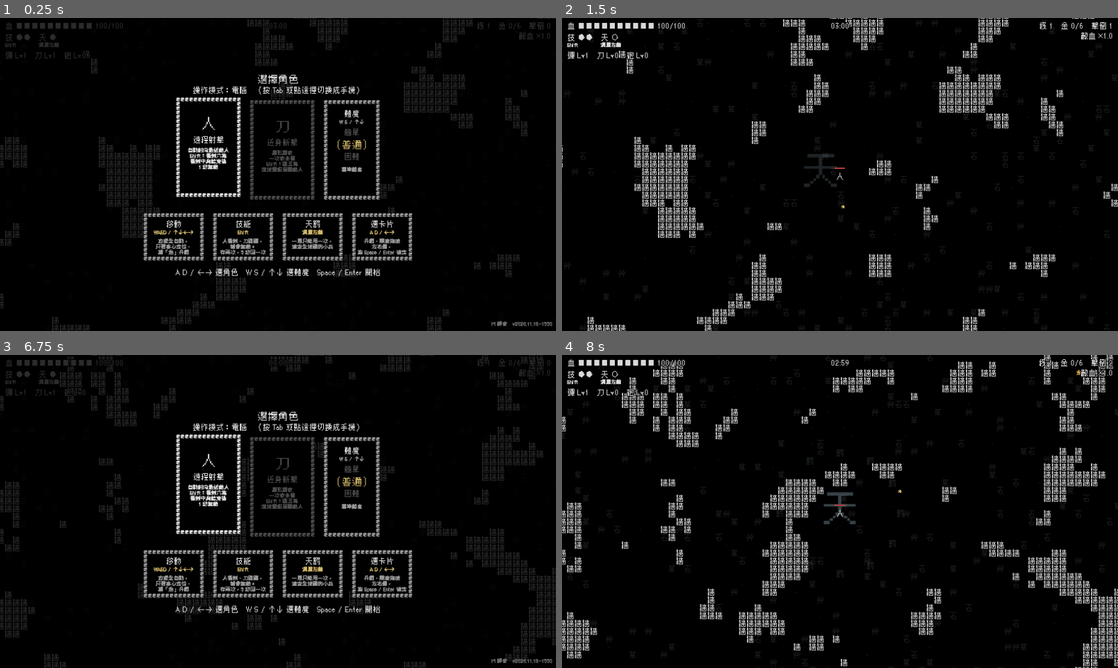
Above: before the commit, frames 1-4 (two rows, left to right).
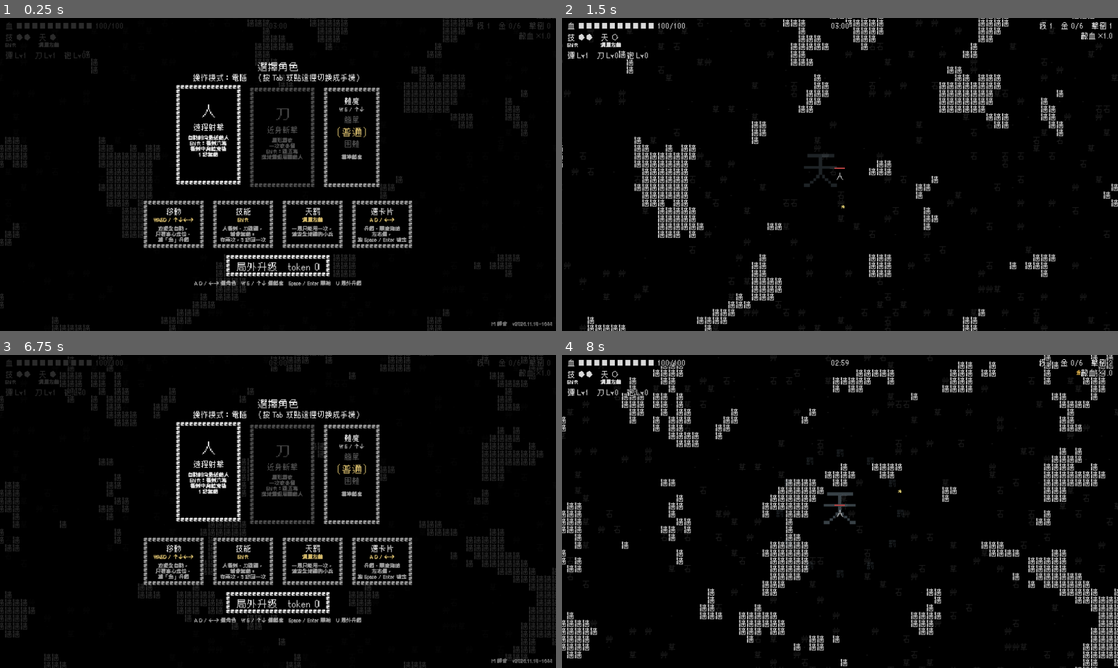
Above: after the commit, the same moments.

Repository: Scottcw1006/text-survivors
Game: Godot game, scene res://main.tscn
The game is run twice, just before and just after one commit, with the same random seed, the same clock (stepped at 60 frames per second) and the same inputs.
Inputs (mouse positions are in pixels of both pictures, inside the frame that each line leads up to):
- Up to frame 1 (0.25 s): no input
- Up to frame 2 (1.5 s): tap Enter at 0.5 s; move the mouse to (962, 158) at 0.52 s; hold Right (move_right) 0.53-1.25 s; tap Space (confirm) at 0.6 s; click (962, 158) at 0.67 s; tap U (meta, bound only after the commit) at 0.8 s; drag from (728, 190) to (812, 237) at 1.27 s
- Up to frame 3 (6.75 s): tap Space (confirm) at 2, 2.3, 6.5 s; move the mouse to (333, 442) at 2.02 s; hold Right (move_right) 2.03-2.75 s; tap R (reroll, bound only after the commit) at 2.1, 3.8 s; click (333, 442) at 2.17 s; drag from (250, 574) to (111, 464) at 2.77 s; move the mouse to (444, 558) at 3.52 s; hold Left (move_left) 3.53-4.25 s; click (444, 558) at 3.6 s; tap M (mute) at 4.15 s; drag from (111, 464) to (194, 433) at 4.27 s; move the mouse to (305, 511) at 5.02 s; hold Down (move_down) 5.03-5.75 s; tap U (meta, bound only after the commit) at 5.1 s; click (305, 511) at 5.17 s; tap Escape (pause) at 5.65 s; drag from (194, 433) to (166, 527) at 5.77 s; move the mouse to (400, 495) at 6.52 s; hold Up (move_up) from 6.53 s (still down); tap Enter at 6.6 s; click (400, 495) at 6.67 s
- Up to frame 4 (8 s): tap Space (confirm) at 6.8 s; release Up (move_up) at 7.25 s; drag from (728, 527) to (812, 574) at 7.27 s

The runs differ from the first frame. In frame 1, 9.8% of the frame differs, in the area x 25-100%, y 14-99%; in frame 2, nothing differs; in frame 3, 9.9%; in frame 4, nothing differs.

Commit message:
敵人傷害 -5、王撞擊 40、無敵 1.5 秒；升級重抽；局外成長（token、局外升級）
Co-Authored-By: Claude Opus 5.5 <noreply@anthropic.com>

Diff:
--- a/cards.gd
+++ b/cards.gd
@@ -121,7 +121,7 @@
 	var top := _top_h()
 	var bottom := 80.0
 	if button != "":
-		bottom = 170.0 if hint != "" else 130.0
+		bottom = 195.0 if hint != "" else 130.0
 	return top + bottom
 
 
--- a/main.gd
+++ b/main.gd
@@ -24,9 +24,9 @@
 const CHARGE_REST := 0.5              # 衝完喘幾秒
 const CHARGE_COOLDOWN := 2.5          # 衝完之後多久才能再蓄力
 const BLAST_RADIUS := 80.0            # 犇的爆炸半徑
-const BLAST_DAMAGE := 20              # 犇的爆炸傷害
+const BLAST_DAMAGE := 15              # 犇的爆炸傷害
 const ATTACK_PAUSE := 0.3            # 敵人撞到主角之後原地停頓幾秒
-const INVINCIBLE_TIME := 1.0        # 被打後無敵幾秒（避免一碰就連續扣血秒死）
+const INVINCIBLE_TIME := 1.5        # 被打後無敵幾秒（避免一碰就連續扣血秒死）
 
 # 「人」：遠程射擊
 const FIRE_INTERVAL := 0.5          # 幾秒射一發（每秒 2 次）
@@ -74,40 +74,40 @@
 const ARCHER_RANGE := 300.0         # 弓在這個距離內、看得到你就停下來放箭
 const ARROW_INTERVAL := 2.0
 const ARROW_SPEED := 220.0
-const ARROW_DAMAGE := 15
+const ARROW_DAMAGE := 10
 const ARROW_LIFETIME := 3.0
 
 ## 敵人種類。hp 是基礎血量（會隨時間成長），gold 是死掉掉幾個金
 ## 鼠的血量要小於子彈基礎傷害 10（三分鐘時 7.5 × 1.3 = 9.75），才會一直被一發打死
 const ENEMY_TYPES := {
-	"敵": {"hp": 15.0, "speed": 90.0, "radius": 14.0, "size": 33, "damage": 30, "gold": 1,
+	"敵": {"hp": 15.0, "speed": 90.0, "radius": 14.0, "size": 33, "damage": 25, "gold": 1,
 		"color": Color(1.0, 0.45, 0.45)},
-	"鼠": {"hp": 7.5, "speed": 150.0, "radius": 10.0, "size": 22, "damage": 15, "gold": 1,
+	"鼠": {"hp": 7.5, "speed": 150.0, "radius": 10.0, "size": 22, "damage": 10, "gold": 1,
 		"color": Color(0.3, 0.6, 0.35)},
-	"甲": {"hp": 60.0, "speed": 55.0, "radius": 15.0, "size": 33, "damage": 30, "gold": 3,
+	"甲": {"hp": 60.0, "speed": 55.0, "radius": 15.0, "size": 33, "damage": 25, "gold": 3,
 		"color": Color(0.8, 0.3, 0.3)},
-	"弓": {"hp": 22.5, "speed": 80.0, "radius": 14.0, "size": 33, "damage": 15, "gold": 2,
+	"弓": {"hp": 22.5, "speed": 80.0, "radius": 14.0, "size": 33, "damage": 10, "gold": 2,
 		"color": Color(0.65, 0.35, 0.9), "ranged": true},
 	# 鳥：鼠的進階，速度 1.5 倍、血多一點
-	"鳥": {"hp": 10.0, "speed": 225.0, "radius": 10.0, "size": 22, "damage": 15, "gold": 1,
+	"鳥": {"hp": 10.0, "speed": 225.0, "radius": 10.0, "size": 22, "damage": 10, "gold": 1,
 		"color": Color(0.5, 0.9, 0.45)},
 	# 弩：弓的進階，開始放箭的距離是弓的 1.5 倍、血多一點
-	"弩": {"hp": 30.0, "speed": 80.0, "radius": 14.0, "size": 33, "damage": 15, "gold": 3,
+	"弩": {"hp": 30.0, "speed": 80.0, "radius": 14.0, "size": 33, "damage": 10, "gold": 3,
 		"color": Color(0.5, 0.25, 0.85), "ranged": true, "shoot_range": 450.0},
 	# 冑：甲的進階，兩倍血、完全不吃擊退
-	"冑": {"hp": 120.0, "speed": 55.0, "radius": 15.0, "size": 33, "damage": 30, "gold": 5,
+	"冑": {"hp": 120.0, "speed": 55.0, "radius": 15.0, "size": 33, "damage": 25, "gold": 5,
 		"color": Color(0.65, 0.2, 0.2), "knock_resist": 0.0},
 	# 魂：穿牆、左右飄著過來，第一次被打到完全無效（半透明 = 還有無敵）
-	"魂": {"hp": 15.0, "speed": 90.0, "radius": 14.0, "size": 33, "damage": 20, "gold": 2,
+	"魂": {"hp": 15.0, "speed": 90.0, "radius": 14.0, "size": 33, "damage": 15, "gold": 2,
 		"color": Color(0.55, 0.65, 1.0), "ignores_walls": true, "wobble": true, "shield": 1},
 	# 鬼：魂的進階，速度 1.5 倍、無敵三次
-	"鬼": {"hp": 22.5, "speed": 135.0, "radius": 14.0, "size": 33, "damage": 25, "gold": 3,
+	"鬼": {"hp": 22.5, "speed": 135.0, "radius": 14.0, "size": 33, "damage": 20, "gold": 3,
 		"color": Color(0.4, 0.5, 1.0), "ignores_walls": true, "wobble": true, "shield": 3},
 	# 牛：靠近後蓄力，直線衝向蓄力那一刻玩家的位置，衝刺中不吃擊退
-	"牛": {"hp": 45.0, "speed": 70.0, "radius": 16.0, "size": 33, "damage": 30, "gold": 3,
+	"牛": {"hp": 45.0, "speed": 70.0, "radius": 16.0, "size": 33, "damage": 25, "gold": 3,
 		"color": Color(0.75, 0.5, 0.3), "charger": true},
 	# 犇：牛的進階，更大更硬，蓄力時和衝到定點時各炸一圈
-	"犇": {"hp": 90.0, "speed": 65.0, "radius": 22.0, "size": 44, "damage": 40, "gold": 6,
+	"犇": {"hp": 90.0, "speed": 65.0, "radius": 22.0, "size": 44, "damage": 35, "gold": 6,
 		"color": Color(0.85, 0.35, 0.2), "charger": true, "blaster": true},
 }
 # ---------- 王（任何一種敵人的大字版，會穿牆） ----------
@@ -115,7 +115,7 @@
 const BOSS_SPEED_MULT := 0.78         # 王的速度 = 那種小兵 × 0.78（敵 90 → 70）
 const BOSS_SIZE := 66
 const BOSS_RADIUS := 28.0
-const BOSS_DAMAGE := 50
+const BOSS_DAMAGE := 40
 const BOSS_GOLD := 25
 const BOSS_KNOCK_RESIST := 0.15
 const BOSS_SHIELD_EVERY := 7.0        # 王魂、王鬼：每幾秒重置無敵
@@ -296,7 +296,7 @@
 	{"glyph": "刀", "name": "近身斬擊", "desc": "扇形揮砍\n一次砍多個\nShift：跳五格\n落地震殺周圍敵人"},
 ]
 
-enum State { SELECT, PLAYING, LEVEL_UP, DEAD, WON, POWER_UP, PAUSED }
+enum State { SELECT, PLAYING, LEVEL_UP, DEAD, WON, POWER_UP, PAUSED, META }
 
 
 class Bullet:
@@ -489,6 +489,9 @@
 var touch: TouchControls            # 手機觸控（虛擬搖桿、技/天按鍵）
 var audio: GameAudio                # 音樂與音效
 var pause_menu: PauseMenu           # 暫停畫面（音量設定）
+var meta_menu: MetaMenu             # 局外升級畫面
+var rerolls_left := 0               # 這一局升級時還能重抽幾次
+var tokens_earned := -1             # 這一局拿到幾個 token（結算時算一次）
 var _ignore_click_frame := -1       # 點暫停畫面的「繼續」那一格，不要觸發天罰
 var is_touch := false               # 有觸控螢幕就開手機操作
 var rotate_hint: ColorRect          # 手機直拿時的「請轉橫」提示
@@ -499,6 +502,7 @@
 	font = _load_pixel_font()
 	Glyph.font = font
 
+	Meta.load_save()
 	audio = GameAudio.new()
 	add_child(audio)
 	audio.play_music("main")
@@ -571,6 +575,9 @@
 			return
 		State.PAUSED:
 			_process_pause()
+			return
+		State.META:
+			_process_meta()
 			return
 
 	if Input.is_action_just_pressed("pause"):
@@ -649,6 +656,8 @@
 		"skill": [KEY_SHIFT],
 		"confirm": [KEY_SPACE, KEY_ENTER, KEY_KP_ENTER],  # 選單確定：Space 左手就按得到，Enter 也可以
 		"toggle_mode": [KEY_TAB],    # 選角畫面切換手機／電腦操作
+		"reroll": [KEY_R],           # 升級時重抽
+		"meta": [KEY_U],             # 選角畫面打開局外升級
 		"pause": [KEY_ESCAPE],       # 遊戲中暫停／繼續
 		"mute": [KEY_M],             # 靜音／取消靜音（任何時候都可以）
 	}
@@ -670,6 +679,9 @@
 # ---------- 選角 ----------
 
 func _process_select() -> void:
+	if Input.is_action_just_pressed("meta"):
+		open_meta()
+		return
 	if Input.is_action_just_pressed("toggle_mode"):
 		toggle_touch_mode()
 	if Input.is_action_just_pressed("move_up"):
@@ -696,6 +708,85 @@
 		level_cards.visible = false
 		hud_version.visible = false
 		state = State.PLAYING
+		_apply_meta_start()
+
+
+## 開局套用局外升級：一般升級先升好、重抽次數、開局寶箱
+func _apply_meta_start() -> void:
+	var who: String = CHARACTERS[character].glyph
+	for u: Dictionary in UPGRADES:
+		if u.who != "all" and u.who != who:
+			continue
+		for i in Meta.level("up_" + u.id):
+			_apply_upgrade(u.id)
+	rerolls_left = Meta.rerolls()
+	pending_power += Meta.level("chest")
+	_update_hud()
+
+
+# ---------- 局外升級 ----------
+
+func open_meta() -> void:
+	audio.play("ui_ok")
+	state = State.META
+	level_cards.visible = false
+	meta_menu.open(CHARACTERS[character].glyph, is_touch)
+
+
+func close_meta() -> void:
+	audio.play("ui_move")
+	meta_menu.visible = false
+	state = State.SELECT
+	_show_select()
+
+
+func _process_meta() -> void:
+	if Input.is_action_just_pressed("pause") or Input.is_action_just_pressed("meta"):
+		close_meta()
+		return
+	var n := meta_menu.items().size()
+	if Input.is_action_just_pressed("move_up"):
+		meta_menu.cursor = posmod(meta_menu.cursor - 1, n)
+		meta_menu.flash = ""
+		audio.play("ui_move")
+	elif Input.is_action_just_pressed("move_down"):
+		meta_menu.cursor = posmod(meta_menu.cursor + 1, n)
+		meta_menu.flash = ""
+		audio.play("ui_move")
+	elif Input.is_action_just_pressed("confirm"):
+		_meta_buy()
+	meta_menu.queue_redraw()
+
+
+func _meta_buy() -> void:
+	var it: Dictionary = meta_menu.items()[meta_menu.cursor]
+	var cost := Meta.next_cost(it)
+	if cost < 0:
+		meta_menu.flash = "已經滿級了"
+	elif Meta.buy(it):
+		audio.play("level")
+		meta_menu.flash = "%s 升到 Lv%d" % [it.name, Meta.level(it.id)]
+	else:
+		audio.play("block")
+		meta_menu.flash = "token 不夠（需要 %d 個）" % cost
+	meta_menu.queue_redraw()
+
+
+## 手機／滑鼠點局外升級畫面：點一行選它，再點一次升級；點「返回」離開
+func meta_tap(pos: Vector2) -> void:
+	if meta_menu.back_at(pos):
+		close_meta()
+		return
+	var i := meta_menu.row_at(pos)
+	if i < 0:
+		return
+	if i == meta_menu.cursor:
+		_meta_buy()
+	else:
+		meta_menu.cursor = i
+		meta_menu.flash = ""
+		audio.play("ui_move")
+		meta_menu.queue_redraw()
 
 
 func _show_select() -> void:
@@ -710,11 +801,11 @@
 	var descs := DIFFICULTIES.map(func(d: Dictionary) -> String: return d.desc)
 	if is_touch:
 		level_cards.show_cards("選擇角色", cards, character, "點卡片選擇，再點一次開始",
-				"操作模式：手機　（點這裡切換成電腦）", TUTORIAL_TIPS_TOUCH)
+				"操作模式：手機　（點這裡切換成電腦）", TUTORIAL_TIPS_TOUCH, "局外升級　token %d" % Meta.tokens)
 		level_cards.set_options("難度", names, difficulty, "點選", descs)
 	else:
-		level_cards.show_cards("選擇角色", cards, character, "A D / ←→ 選角色　W S / ↑↓ 選難度　Space / Enter 開始",
-				"操作模式：電腦　（按 Tab 或點這裡切換成手機）", TUTORIAL_TIPS)
+		level_cards.show_cards("選擇角色", cards, character, "A D / ←→ 選角色　W S / ↑↓ 選難度　Space / Enter 開始　U 局外升級",
+				"操作模式：電腦　（按 Tab 或點這裡切換成手機）", TUTORIAL_TIPS, "局外升級　token %d" % Meta.tokens)
 		level_cards.set_options("難度", names, difficulty, "W S / ↑↓", descs)
 
 
@@ -2684,10 +2775,32 @@
 	for u: Dictionary in upgrade_choices:
 		var lv: int = upgrade_levels.get(u.id, 0)
 		cards.append({"icon": u.icon, "name": u.name, "sub": "Lv %d→%d" % [lv, lv + 1], "desc": u.desc})
-	level_cards.show_cards("升級！　級 %d" % level, cards, upgrade_cursor, _pick_hint())
+	var hint := _pick_hint()
+	var button := ""
+	if rerolls_left > 0:
+		button = "重抽　剩 %d 次" % rerolls_left
+		if not is_touch:
+			hint += "　R 重抽"
+	level_cards.show_cards("升級！　級 %d" % level, cards, upgrade_cursor, hint, "", [], button)
+
+
+## 升級時重抽三張卡片（用掉一次重抽）
+func reroll_upgrades() -> void:
+	if state != State.LEVEL_UP or rerolls_left <= 0:
+		return
+	rerolls_left -= 1
+	var pool := _available_upgrades()
+	pool.shuffle()
+	upgrade_choices = pool.slice(0, 3)
+	upgrade_cursor = 0
+	audio.play("chest")
+	_show_level_up()
 
 
 func _process_level_up() -> void:
+	if Input.is_action_just_pressed("reroll"):
+		reroll_upgrades()
+		return
 	var step := 0
 	if Input.is_action_just_pressed("move_left"):
 		step = -1
@@ -2944,6 +3057,13 @@
 	pause_menu.mouse_filter = Control.MOUSE_FILTER_IGNORE
 	pause_menu.visible = false
 	root.add_child(pause_menu)
+
+	meta_menu = MetaMenu.new()
+	meta_menu.font = font
+	meta_menu.set_anchors_and_offsets_preset(Control.PRESET_FULL_RECT)
+	meta_menu.mouse_filter = Control.MOUSE_FILTER_IGNORE
+	meta_menu.visible = false
+	root.add_child(meta_menu)
 
 	# 手機模式直拿時畫面太小：蓋一層提示請轉橫（放最上面，連卡片都蓋住）
 	rotate_hint = ColorRect.new()
@@ -3017,7 +3137,11 @@
 	if result == State.DEAD:
 		title = "你倒下了"
 		player.set_text("亡")
-	var stats := "難度 %s　存活 %s　級 %d　擊倒 %d　金 %d" % [DIFFICULTIES[difficulty].name, _fmt_time(elapsed), level, kills, gold]
+	if tokens_earned < 0:
+		tokens_earned = Meta.tokens_for_run(elapsed, result == State.WON)
+		Meta.tokens += tokens_earned
+		Meta.save()
+	var stats := "難度 %s　存活 %s　級 %d　擊倒 %d　金 %d　token +%d（共 %d）" % [DIFFICULTIES[difficulty].name, _fmt_time(elapsed), level, kills, gold, tokens_earned, Meta.tokens]
 	# 手機：要點「再來一局」按鈕才重開（避免手指誤觸直接跳過）；電腦維持原本按 Space / Enter
 	if is_touch:
 		level_cards.show_cards(title, _final_level_cards(), -1, "", stats, [], "再來一局")
--- /dev/null
+++ b/meta.gd
@@ -0,0 +1,84 @@
+class_name Meta
+extends RefCounted
+## 局外成長（rogue-like）：token 和局外升級，存在 user://meta.cfg，關掉遊戲再開也還在。
+## - 每玩滿一分鐘拿 1 個 token，一局最多 3 個；打倒最終王再多 2 個
+## - 局外升級：一般升級提前升級（最高 3 級）、重抽次數（最高 2 級）、開局寶箱（最高 2 級）
+
+const PATH := "user://meta.cfg"
+const TOKEN_PER_MINUTE := 1
+const TOKEN_MINUTE_CAP := 3
+const TOKEN_WIN_BONUS := 2
+const BASE_REROLLS := 3
+const REROLL_PER_LEVEL := 3
+
+## 局外升級的項目：id、名稱、最高等級、每一級要幾個 token
+## 一般升級的 id 跟 main.gd 的 UPGRADES 一樣（power、haste…），前面加 "up_"
+const ITEMS := [
+	{"id": "up_power",  "icon": "力", "name": "攻擊力",   "max": 3, "cost": [1, 2, 3]},
+	{"id": "up_haste",  "icon": "疾", "name": "攻擊速度", "max": 3, "cost": [1, 2, 3]},
+	{"id": "up_pierce", "icon": "穿", "name": "穿透",     "max": 3, "cost": [1, 2, 3], "who": "人"},
+	{"id": "up_reach",  "icon": "廣", "name": "斬擊範圍", "max": 3, "cost": [1, 2, 3], "who": "刀"},
+	{"id": "up_speed",  "icon": "速", "name": "移動速度", "max": 3, "cost": [1, 2, 3]},
+	{"id": "up_vital",  "icon": "體", "name": "體魄",     "max": 3, "cost": [1, 2, 3]},
+	{"id": "up_magnet", "icon": "磁", "name": "吸金",     "max": 3, "cost": [1, 2, 3]},
+	{"id": "up_focus",  "icon": "息", "name": "調息",     "max": 3, "cost": [1, 2, 3]},
+	{"id": "reroll",    "icon": "換", "name": "重抽次數 +3", "max": 2, "cost": [1, 1]},
+	{"id": "chest",     "icon": "寶", "name": "開局寶箱",   "max": 2, "cost": [5, 5]},
+]
+
+static var tokens := 0
+static var levels := {}
+static var _loaded := false
+
+
+static func load_save() -> void:
+	if _loaded:
+		return
+	_loaded = true
+	var cfg := ConfigFile.new()
+	if cfg.load(PATH) != OK:
+		return
+	tokens = int(cfg.get_value("meta", "tokens", 0))
+	levels = cfg.get_value("meta", "levels", {})
+
+
+static func save() -> void:
+	var cfg := ConfigFile.new()
+	cfg.set_value("meta", "tokens", tokens)
+	cfg.set_value("meta", "levels", levels)
+	cfg.save(PATH)
+
+
+static func level(id: String) -> int:
+	return int(levels.get(id, 0))
+
+
+## 下一級要幾個 token；已經滿級回傳 -1
+static func next_cost(item: Dictionary) -> int:
+	var lv := level(item.id)
+	if lv >= item.max:
+		return -1
+	return item.cost[lv]
+
+
+## 買下一級，成功回傳 true
+static func buy(item: Dictionary) -> bool:
+	var cost := next_cost(item)
+	if cost < 0 or tokens < cost:
+		return false
+	tokens -= cost
+	levels[item.id] = level(item.id) + 1
+	save()
+	return true
+
+
+## 這一局拿到幾個 token：每滿一分鐘 1 個（最多 3 個），打倒最終王 +2
+static func tokens_for_run(seconds: float, won: bool) -> int:
+	var n := mini(int(seconds / 60.0) * TOKEN_PER_MINUTE, TOKEN_MINUTE_CAP)
+	if won:
+		n += TOKEN_WIN_BONUS
+	return n
+
+
+static func rerolls() -> int:
+	return BASE_REROLLS + REROLL_PER_LEVEL * level("reroll")
--- /dev/null
+++ b/meta_menu.gd
@@ -0,0 +1,110 @@
+class_name MetaMenu
+extends Control
+## 局外升級畫面（選角畫面進來）：一圈「框」字的面板，一行一個項目，用 token 升級。
+## 鍵盤：W S 選、Space / Enter 升級、Esc 或 U 返回。手機：點一行選它、再點一次升級；點「返回」離開。
+
+const CELL := 20.0
+const COLS := 46
+const ROW_H := 50.0
+const COLOR_ON := Color.WHITE
+const COLOR_DIM := Color(1, 1, 1, 0.45)
+const COLOR_PICK := Color(1.0, 0.85, 0.4)
+const COLOR_MAX := Color(0.5, 0.9, 0.5)
+
+var font: Font
+var cursor := 0
+var who := "人"                 # 現在選的角色（穿只有人有、廣只有刀有）
+var touch_mode := false
+var flash := ""                 # 剛剛的提示（買到了 / token 不夠）
+var _row_rects: Array[Rect2] = []
+var _back_rect := Rect2()
+
+
+func items() -> Array:
+	return Meta.ITEMS.filter(func(it: Dictionary) -> bool: return not it.has("who") or it.who == who)
+
+
+func open(character_glyph: String, is_touch: bool) -> void:
+	who = character_glyph
+	touch_mode = is_touch
+	cursor = 0
+	flash = ""
+	visible = true
+	queue_redraw()
+
+
+func row_at(pos: Vector2) -> int:
+	for i in _row_rects.size():
+		if _row_rects[i].has_point(pos):
+			return i
+	return -1
+
+
+func back_at(pos: Vector2) -> bool:
+	return _back_rect.has_point(pos)
+
+
+func _draw() -> void:
+	draw_rect(Rect2(Vector2.ZERO, size), Color(0, 0, 0, 0.9))
+	var list := items()
+	var w := COLS * CELL
+	var h := 150.0 + list.size() * ROW_H + 110.0
+	var k := minf(1.3 if size.x >= 2000.0 else 1.0, size.y / (h + 110.0))   # 下面還有一行提示
+	draw_set_transform(Vector2.ZERO, 0.0, Vector2(k, k))
+	var view := size / k
+	var rows := int(ceil(h / CELL))
+	var o := (view - Vector2(w, rows * CELL + 50.0)) / 2.0
+	draw_rect(Rect2(o, Vector2(w, rows * CELL)), Color.BLACK)
+	for cx in COLS:
+		for cy in rows:
+			if cx == 0 or cy == 0 or cx == COLS - 1 or cy == rows - 1:
+				_text("框", o + Vector2((cx + 0.5) * CELL, (cy + 0.5) * CELL), 17, COLOR_DIM, true)
+	var mid := o.x + w / 2.0
+	_text("局外升級", Vector2(mid, o.y + 52.0), 44, COLOR_ON, true)
+	_text("token　%d" % Meta.tokens, Vector2(mid, o.y + 100.0), 33, COLOR_PICK, true)
+
+	_row_rects.clear()
+	var y := o.y + 160.0
+	for i in list.size():
+		var it: Dictionary = list[i]
+		var on := i == cursor
+		var c := COLOR_PICK if on else COLOR_ON
+		var lv := Meta.level(it.id)
+		var cost := Meta.next_cost(it)
+		var r := Rect2(Vector2(o.x + CELL * 1.5, y - ROW_H / 2.0 + 2.0), Vector2(w - CELL * 3.0, ROW_H - 4.0))
+		if on:
+			draw_rect(r, Color(1, 1, 1, 0.08))
+		_row_rects.append(_scaled(r, k))
+		_text(it.icon, Vector2(o.x + 70.0, y), 33, c, true)
+		_text(it.name, Vector2(o.x + 110.0, y), 33, c, false)
+		var bar := "■".repeat(lv) + "□".repeat(it.max - lv)
+		_text(bar, Vector2(o.x + w * 0.62, y), 33, COLOR_MAX if cost < 0 else c, true)
+		var price := "滿級" if cost < 0 else ("%d token" % cost)
+		var pc := COLOR_MAX if cost < 0 else (c if Meta.tokens >= cost else Color(1, 0.4, 0.4, 0.8))
+		_text(price, Vector2(o.x + w - 120.0, y), 33, pc, true)
+		y += ROW_H
+
+	# 返回按鈕
+	var bw := 160.0
+	_back_rect = Rect2()
+	var br := Rect2(Vector2(mid - bw / 2.0, y + 10.0), Vector2(bw, 56.0))
+	draw_rect(br, COLOR_DIM, false, 2.0)
+	_text("返回", br.get_center(), 33, COLOR_ON, true)
+	_back_rect = _scaled(br, k)
+
+	var hint := "點一下選擇，再點一次升級" if touch_mode else "W S 選擇　Space / Enter 升級　Esc 返回"
+	if flash != "":
+		hint = flash
+	_text(hint, Vector2(mid, o.y + rows * CELL + 34.0), 22, COLOR_PICK if flash != "" else COLOR_DIM, true)
+	draw_set_transform(Vector2.ZERO, 0.0, Vector2.ONE)
+
+
+func _scaled(r: Rect2, k: float) -> Rect2:
+	return Rect2(r.position * k, r.size * k)
+
+
+func _text(text: String, pos: Vector2, font_size: int, color: Color, centered: bool) -> void:
+	var tw := font.get_string_size(text, HORIZONTAL_ALIGNMENT_LEFT, -1, font_size).x
+	var y := pos.y + font.get_ascent(font_size) - font.get_height(font_size) / 2.0
+	var x := pos.x - tw / 2.0 if centered else pos.x
+	draw_string(font, Vector2(x, y), text, HORIZONTAL_ALIGNMENT_LEFT, -1, font_size, color)
--- a/touch_controls.gd
+++ b/touch_controls.gd
@@ -59,6 +59,8 @@
 			return
 		if m.pressed and main.state == main.State.PAUSED:
 			main.pause_tap(m.position)
+		elif m.pressed and main.state == main.State.META:
+			main.meta_tap(m.position)
 		elif m.pressed and not main.is_playing():
 			_menu_tap(MOUSE_FINGER, m.position)
 		elif not m.pressed:
@@ -73,6 +75,9 @@
 func _touch_down(finger: int, pos: Vector2) -> void:
 	if main.state == main.State.PAUSED:
 		main.pause_tap(pos)                # 暫停中：點 ← → 調音量、點「繼續」回遊戲
+		return
+	if main.state == main.State.META:
+		main.meta_tap(pos)
 		return
 	if not main.is_playing():
 		_menu_tap(finger, pos)
@@ -101,6 +106,13 @@
 	if main.state == main.State.SELECT and cards.subtitle_rect.has_point(pos):
 		main.toggle_touch_mode()
 		return
+	# 選角畫面：點「局外升級」按鈕；升級畫面：點「重抽」按鈕
+	if cards.cursor >= 0 and cards.button_rect.has_point(pos):
+		if main.state == main.State.SELECT:
+			main.open_meta()
+		elif main.state == main.State.LEVEL_UP:
+			main.reroll_upgrades()
+		return
 	# 選角畫面：點難度
 	if main.state == main.State.SELECT:
 		var d := cards.option_at(pos)
--- a/version.gd
+++ b/version.gd
@@ -1,2 +1,2 @@
 ## 由 build_web.sh 自動產生，不要手改
-const TEXT := "v2026.11.18-1550"
+const TEXT := "v2026.11.18-1644"
Renamed: docs/game_20261118-155054.apple-touch-icon.png -> docs/game_20261118-164439.apple-touch-icon.png
Renamed: docs/game_20261118-155054.icon.png -> docs/game_20261118-164439.icon.png
Renamed: docs/game_20261118-155054.png -> docs/game_20261118-164439.png
Not shown, added: meta.gd.uid
Not shown, added: meta_menu.gd.uid
Not shown, removed: docs/game_20261118-154214.pck
Not shown, added: docs/game_20261118-164439.audio.position.worklet.js
Not shown, added: docs/game_20261118-164439.audio.worklet.js
Not shown, added: docs/game_20261118-164439.js
Not shown, added: docs/game_20261118-164439.pck
Not shown, added: docs/game_20261118-164439.wasm
